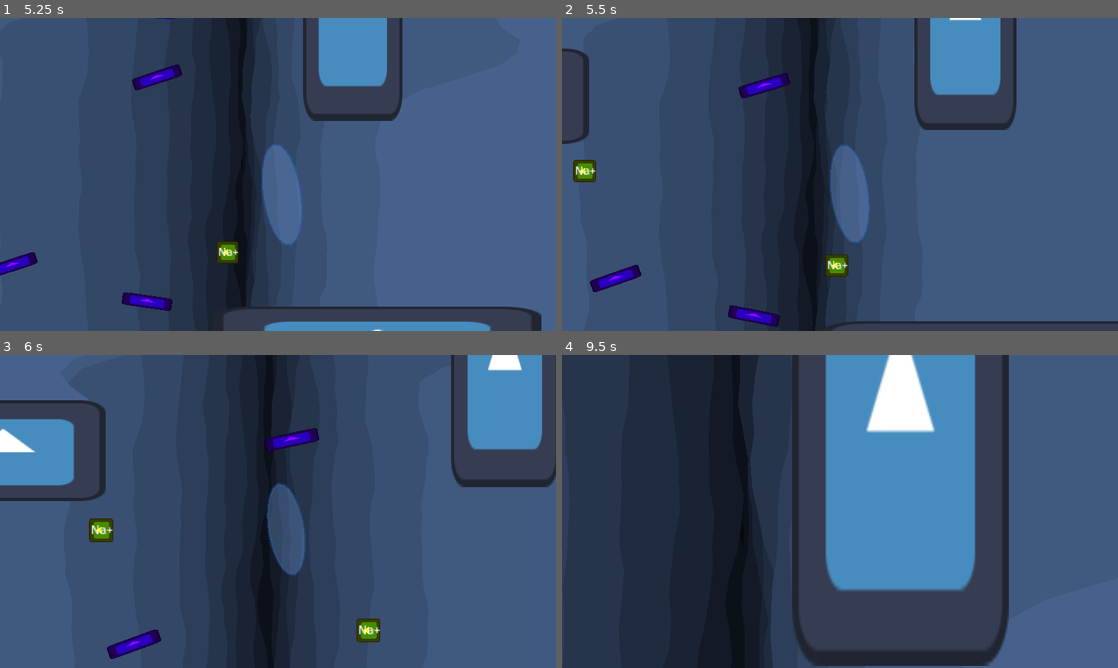
Above: before the commit, frames 1-4 (two rows, left to right).
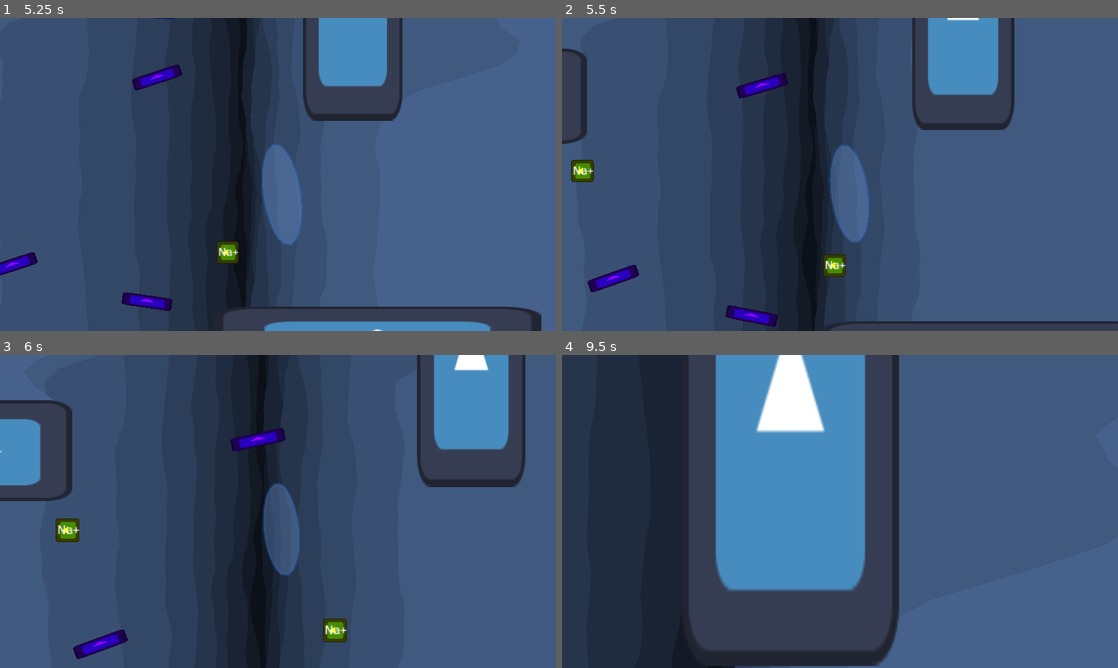
Above: after the commit, the same moments.

Repository: Cax36940/Global-Game-Jam-2025
Game: Godot game, scene res://main.tscn
The game is run twice, just before and just after one commit, with the same random seed, the same clock (stepped at 60 frames per second) and the same inputs. The engine's default icon, where the game draws it, is replaced by a stand-in: a white triangle on a blue panel in a dark square.
Inputs (mouse positions are in pixels of both pictures, inside the frame that each line leads up to):
- Up to frame 1 (5.25 s): move the mouse to (400, 158) at 0.52 s; hold Right (ui_right) 0.53-1.28 s; click (400, 158) at 0.67 s; move the mouse to (166, 190) at 1.27 s; hold Left (ui_left) 1.28-2.03 s; move the mouse to (333, 105) at 2.02 s; hold Right (ui_right) 2.03-3.53 s; move the mouse to (250, 237) at 2.77 s; click (250, 237) at 2.92 s; move the mouse to (444, 221) at 3.52 s; hold Left (ui_left) from 3.53 s (still down); move the mouse to (111, 127) at 4.27 s; move the mouse to (305, 174) at 5.02 s; click (305, 174) at 5.17 s
- Up to frame 2 (5.5 s): keep holding Left (ui_left)
- Up to frame 3 (6 s): move the mouse to (194, 433) at 5.77 s; release Left (ui_left) at 5.78 s; hold Right (ui_right) from 5.78 s (still down)
- Up to frame 4 (9.5 s): move the mouse to (962, 495) at 6.52 s; move the mouse to (728, 527) at 7.27 s; click (728, 527) at 7.42 s; move the mouse to (895, 442) at 8.02 s; release Right (ui_right) at 8.03 s; hold Left (ui_left) from 8.03 s (still down); move the mouse to (812, 574) at 8.77 s

Frame 1 is identical in both runs. In frame 2, 1.9% of the frame differs, in the area x 1-82%, y 0-100%; in frame 3, 16%; in frame 4, 46%, in the area x 22-81%, y 0-100%.

Commit message:
Set bubble collision to be the same as the sprite

Diff:
--- a/bubble/bubble.gd
+++ b/bubble/bubble.gd
@@ -1,6 +1,7 @@
 extends CharacterBody2D
 
 @onready var bubble_sprite = $BubbleSprite
+@onready var bubble_collision : CollisionPolygon2D = $BubbleCollision
 
 const AIR_MIN = 0.1 # bubble pop size
 const SLIDE_RATE = 0.9 # 1 = no slide, 0 = no friction
@@ -55,3 +56,4 @@
 	if(has_node("../RockBackground")):
 		get_node("../RockBackground").set_velocity(-velocity)
 	bubble_sprite.set_speed_force(-velocity)
+	bubble_collision.polygon = bubble_sprite.get_polygon_points()
--- a/bubble/bubble.tscn
+++ b/bubble/bubble.tscn
@@ -1,17 +1,15 @@
-[gd_scene load_steps=4 format=3 uid="uid://gbcb6vfrmeku"]
+[gd_scene load_steps=3 format=3 uid="uid://gbcb6vfrmeku"]
 
 [ext_resource type="Script" path="res://bubble/bubble.gd" id="1_jhrmi"]
 [ext_resource type="PackedScene" uid="uid://idkbtuevxpcd" path="res://bubble/bubble_sprite.tscn" id="3_k1ojm"]
 
-[sub_resource type="CircleShape2D" id="CircleShape2D_orsfs"]
-radius = 85.0059
-
 [node name="Bubble" type="CharacterBody2D"]
 script = ExtResource("1_jhrmi")
-
-[node name="CollisionShape2D" type="CollisionShape2D" parent="."]
-shape = SubResource("CircleShape2D_orsfs")
 
 [node name="Camera2D" type="Camera2D" parent="."]
 
 [node name="BubbleSprite" parent="." instance=ExtResource("3_k1ojm")]
+
+[node name="BubbleCollision" type="CollisionPolygon2D" parent="."]
+
+[node name="Plastics" type="Node2D" parent="."]
--- a/bubble/bubble_sprite.gd
+++ b/bubble/bubble_sprite.gd
@@ -142,3 +142,6 @@
 func set_speed_force(new_speed_force : Vector2):
 	speed_force.y = move_toward(speed_force.y, new_speed_force.y, 1)
 	speed_force.x = new_speed_force.x * 0.05
+
+func get_polygon_points() -> Array[Vector2]:
+	return blob_points
Not shown: 1 places in collectibles/geyser.tscn that only renumber resources
